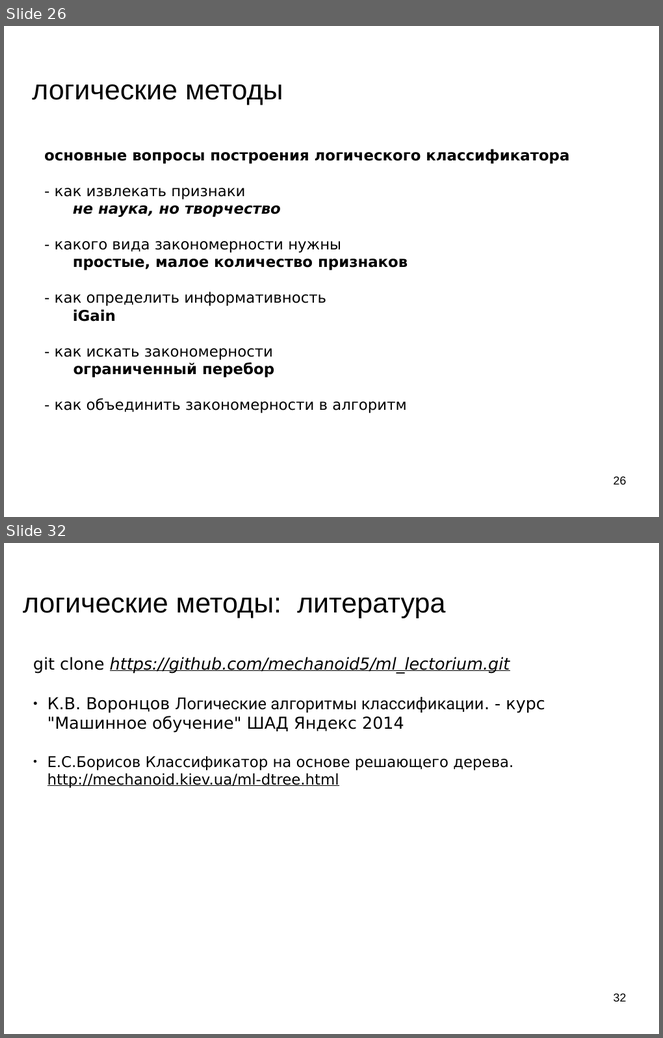
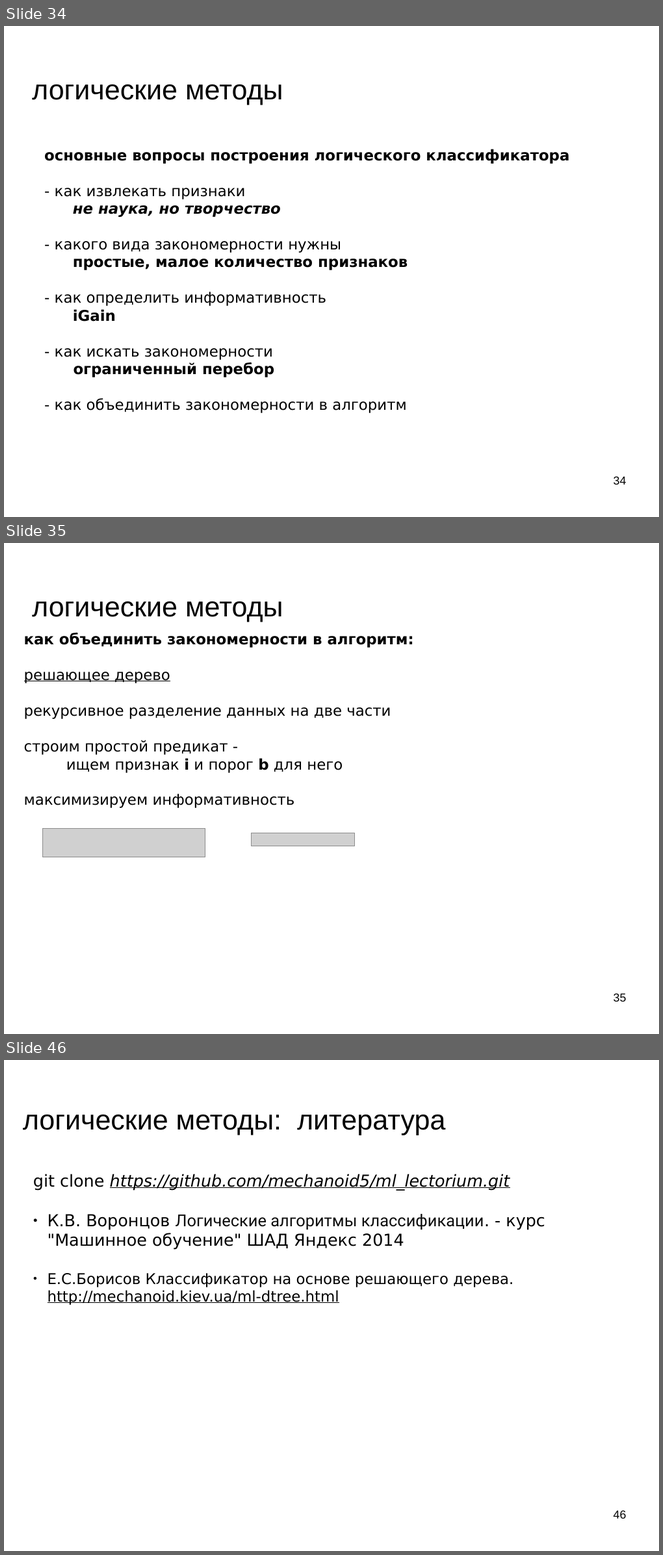
Before and after one commit to mechanoid5/ml_lectorium_legacy, a slide deck: 08-logical.odp. Shown one above the other, each under a label of ours: slides 26 and 32 before the commit, slides 34, 35 and 46 after it; the slides between them are not shown. The pictures are 663x1038 and 663x1555 pixels, drawn with LibreOffice and Linux fonts; fonts in the diff are those of the drawing; grey boxes stand for pictures; background and template pictures are left out. Boxes give left, top, right and bottom in pixels: in the first picture for what was removed or moved away, otherwise in the second. Text is boxed around its words. In the diff, an @@ line names an element or a change of style, - is before the commit and + after.

```diff
--- a/08-logical.odp
+++ b/08-logical.odp
@@ slide 35 added at [4,543,659,1034], background picture (left out) @@
@@ title added at [32,601,283,622], 33.9 pt, text #000000 @@
+логические методы
@@ text added at [24,633,414,808], 18 pt, text #000000 @@
+как объединить закономерности в алгоритм:
+решающее дерево
+рекурсивное разделение данных на две части
+строим простой предикат -
+ищем признак i и порог b для него
+максимизируем информативность
@@ picture added at [42,828,206,858] @@
@@ picture added at [252,833,355,846] @@
@@ page number added at [614,993,627,1002], 14 pt, text #000000 @@
+35
@@ what was slide 26 is now slide 34 @@
@@ page number at [614,476,627,485]: text changed @@
-26
+34
@@ what was slide 32 is now slide 46 @@
@@ page number at [614,1510,627,1519]: text changed @@
-32
+46
```
Also in this commit, not shown: 8 slides changed, 14 other slides added, 1 slide removed.
